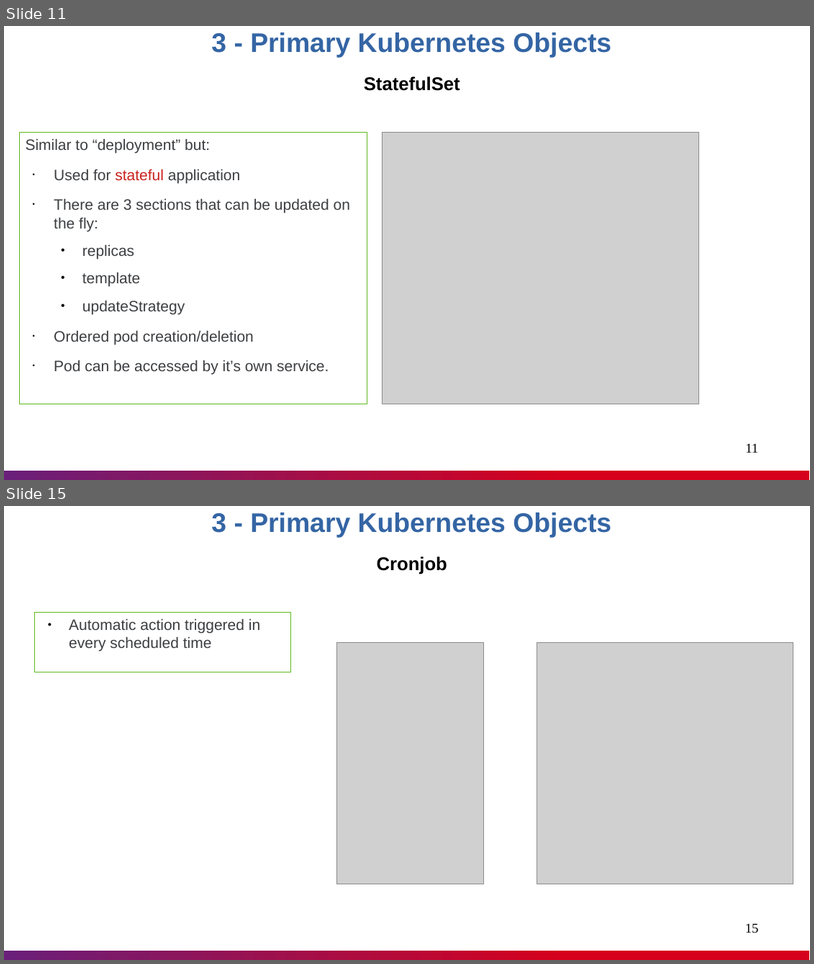
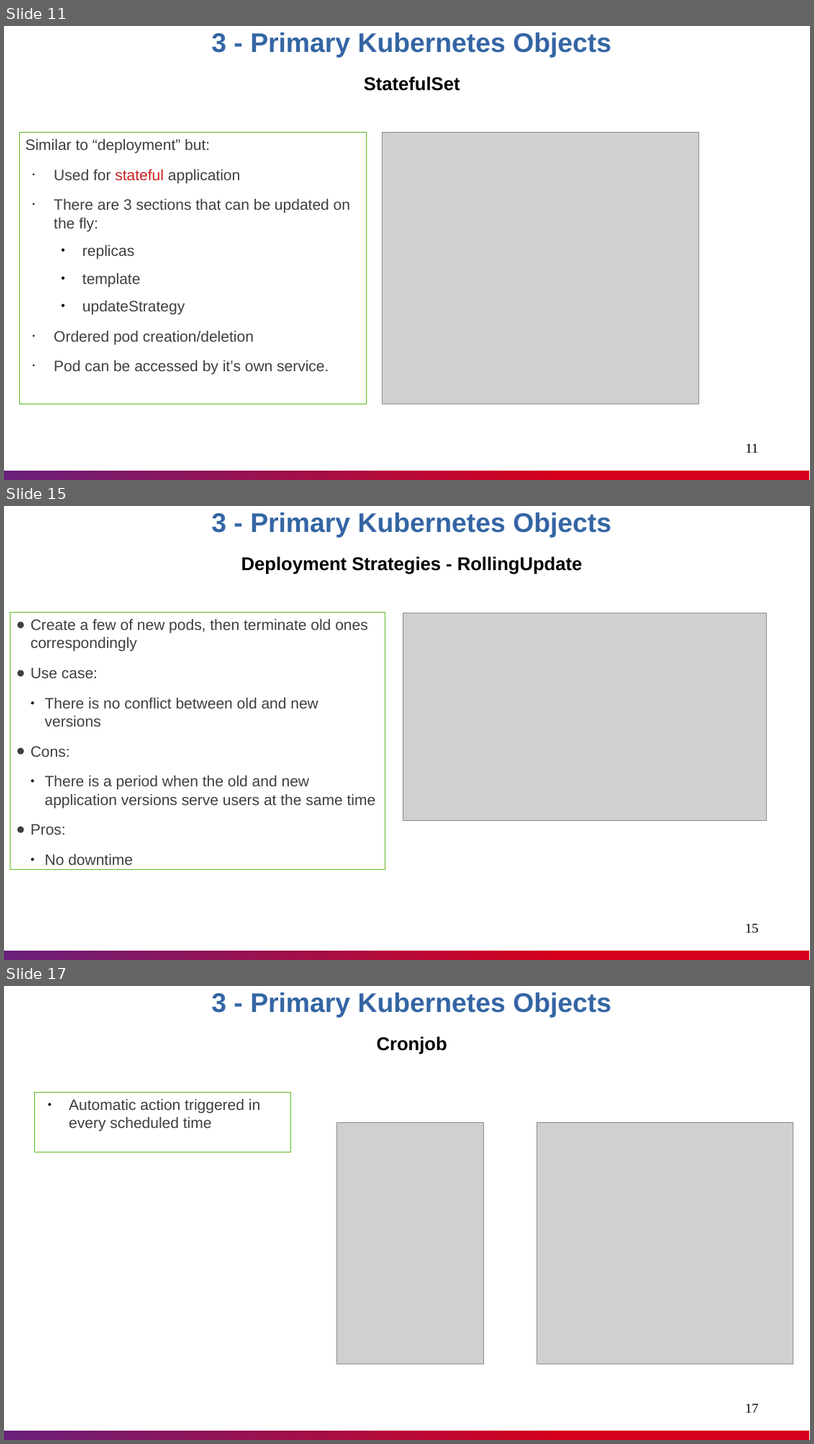
Before and after one commit to nashtech-garage/kubernetes, a slide deck: documents/K8s_Knowledge_Sharing.pptx. Shown one above the other, each under a label of ours: slides 11 and 15 before the commit, slides 11, 15 and 17 after it; the slides between them are not shown. The pictures are 814x964 and 814x1444 pixels, drawn with LibreOffice and Linux fonts; fonts in the diff are those of the drawing; grey boxes stand for pictures. Boxes give left, top, right and bottom in pixels: in the first picture for what was removed or moved away, otherwise in the second. Text is boxed around its words. In the diff, an @@ line names an element or a change of style, - is before the commit and + after.

```diff
--- a/documents/K8s_Knowledge_Sharing.pptx
+++ b/documents/K8s_Knowledge_Sharing.pptx
@@ slide 15 added at (4, 506, 810, 960), background #FFFFFF; not listed: 1 template element that a slide beside it also shows @@
@@ text added at (211, 512, 612, 574), 22 pt, text #000000, bold @@
+3 - Primary Kubernetes Objects
+Deployment Strategies - RollingUpdate
@@ rectangle added at (10, 612, 385, 869), outline #5EB91E 0.51 pt, 18 pt, text #3C3E41 @@
+● Create a few of new pods, then terminate old ones correspondingly
+● Use case:
+  ● There is no conflict between old and new versions
+● Cons:
+  ● There is a period when the old and new application versions serve users at the same time
+● Pros:
+  ● No downtime
@@ picture added at (404, 613, 767, 821) @@
@@ page number added at (746, 923, 759, 932), 16 pt, text #000000 @@
+15
@@ what was slide 15 is now slide 17 @@
@@ page number at (746, 1403, 759, 1412): text changed @@
-15
+17
```
Also in this commit, not shown: 2 slides changed, 2 other slides added, 1 slide removed.
